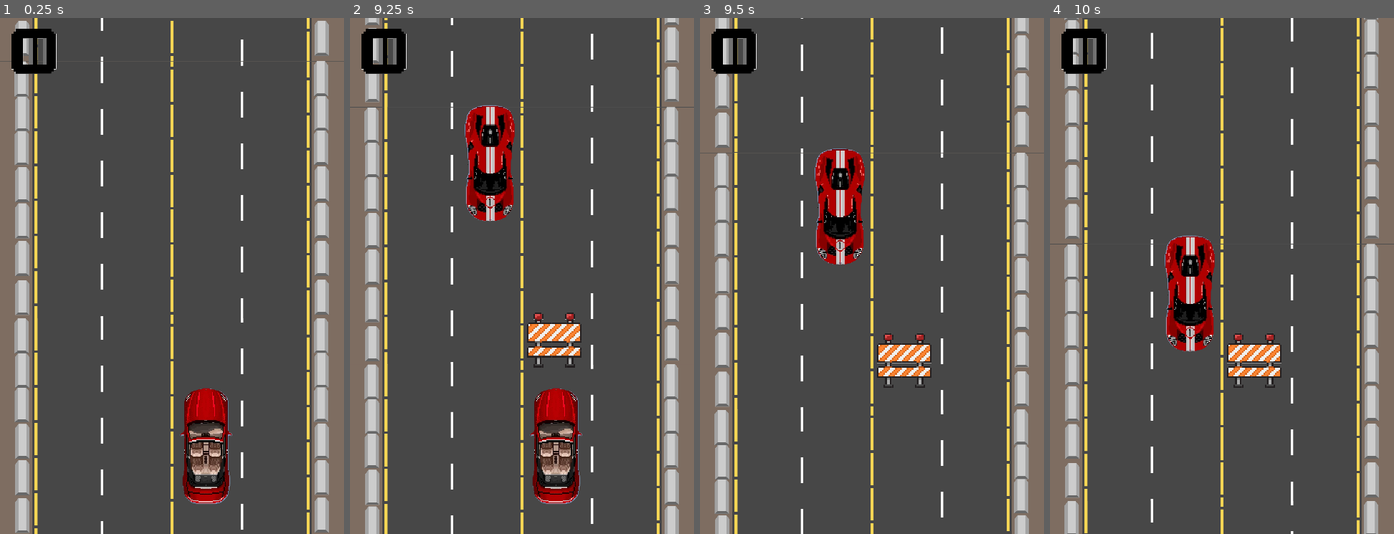
Above: before the commit, frames 1-4 (left to right).
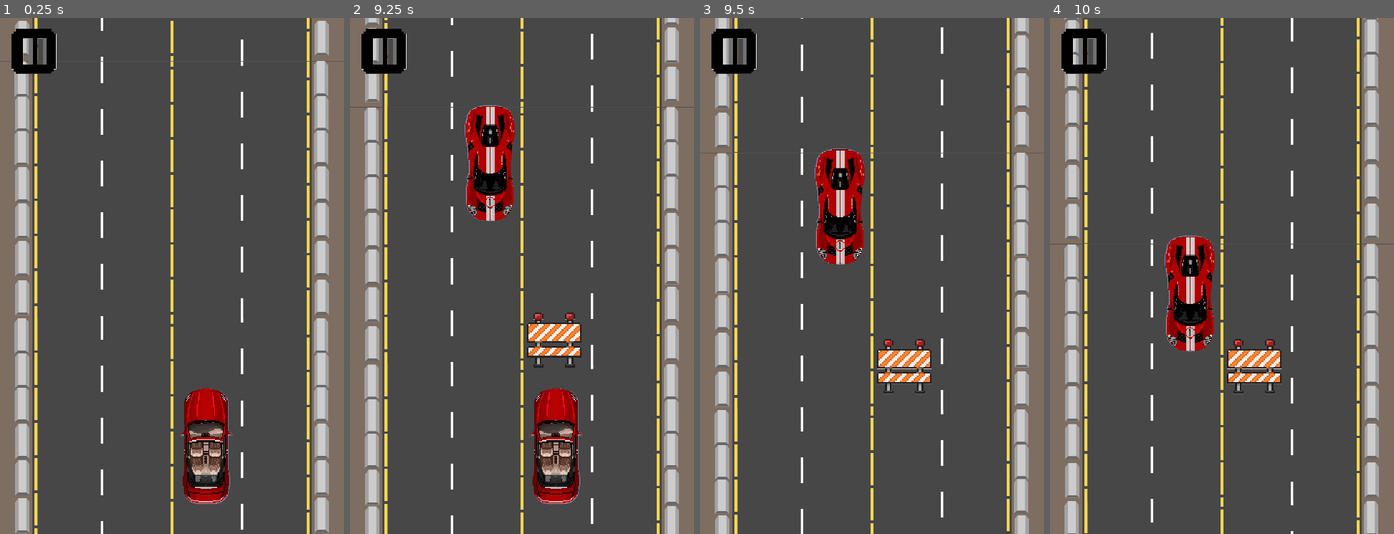
Above: after the commit, the same moments.

Repository: Maxsonin/Race-Game-for-Hackathon
Game: Godot game, scene res://main.tscn
Two runs of this game, one before a commit and one after it. Both use one fixed random seed, a clock stepped at 60 frames per second and the inputs below.
Inputs:
- Up to frame 1 (0.25 s): no input
- Up to frame 2 (9.25 s): hold D (MoveRight) 0.53-1.28 s; hold A (MoveLeft) 1.28-2.03 s; hold D (MoveRight) 2.03-3.53 s; hold A (MoveLeft) 3.53-5.78 s; hold D (MoveRight) 5.78-8.03 s; hold A (MoveLeft) from 8.03 s (still down)
- Up to frame 3 (9.5 s): keep holding A (MoveLeft)
- Up to frame 4 (10 s): release A (MoveLeft) at 9.53 s; hold D (MoveRight) from 9.53 s (still down)

Frames 1-2 are identical in both runs. In frame 3, 1.3% of the frame differs, in the area x 51-68%, y 61-73%; in frame 4, 1.3%.

Commit message:
player hitbox slightly smaller

Diff:
--- a/player_car/car.tscn
+++ b/player_car/car.tscn
@@ -4,7 +4,7 @@
 [ext_resource type="Script" path="res://player_car/CarHitbox.gd" id="2_sd4jm"]
 
 [sub_resource type="RectangleShape2D" id="RectangleShape2D_45nhe"]
-size = Vector2(26, 56)
+size = Vector2(20, 48)
 
 [node name="Car" type="Node2D"]
 
@@ -16,6 +16,7 @@
 texture = ExtResource("1_ujtvj")
 
 [node name="CollisionShape2D" type="CollisionShape2D" parent="CarHitbox"]
+position = Vector2(0, -1)
 shape = SubResource("RectangleShape2D_45nhe")
 
 [connection signal="body_entered" from="CarHitbox" to="CarHitbox" method="_on_body_entered"]
Not shown: 1 places in main.tscn that only renumber resources
